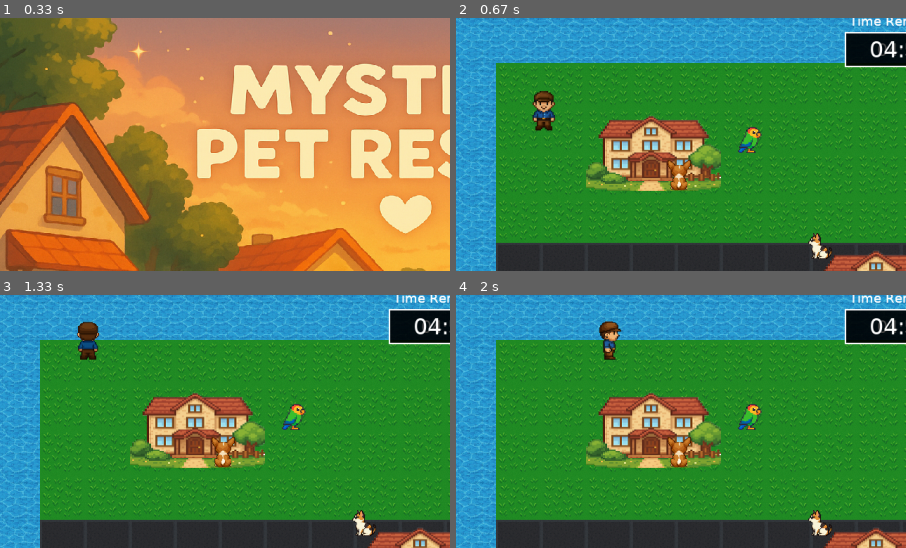
Above: before the commit, frames 1-4 (two rows, left to right).
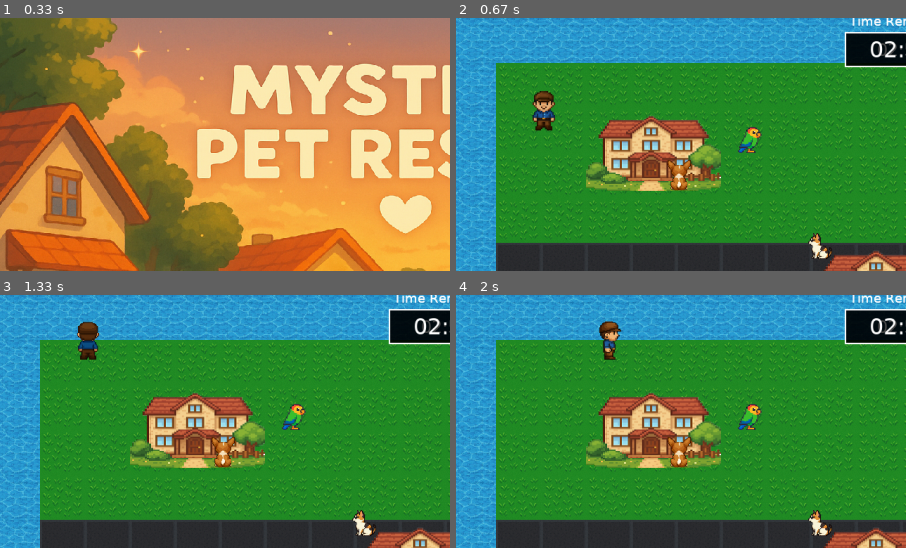
Above: after the commit, the same moments.

Repository: yuichi1000/mystery-pet-rescue
Game: pygame game, started from main.py
Same seed, same stepped clock (60 frames per second), same inputs: the game is played once before the commit and once after it.
Inputs (mouse positions are % of the whole screen's width and height, from its top left):
- Up to frame 1 (0.33 s): no input
- Up to frame 2 (0.67 s): click "Start Game" at 0.38 s
- Up to frame 3 (1.33 s): hold Up 0.67-1.13 s; move the mouse to (46, 54) at 0.7 s; click "Time Remaining" at 1.22 s
- Up to frame 4 (2 s): hold Right 1.5-1.97 s
The pictures show only the part of the screen within x 1-51%, y 0-50%; the shares and areas given below are measured in that part.

Frame 1 is identical in both runs. In frame 2, 0.1% of the frame differs, in the area x 95-99%, y 9-16%; in frame 3, 0.1%; in frame 4, 0.1%.

Commit message:
⏰ 制限時間を5分から3分に短縮
🎯 ゲームバランス調整:
- 制限時間を300秒（5分）→180秒（3分）に変更
- より緊張感のあるゲームプレイを実現

🔧 システム調整:
- GameScene: time_limit = 180.0秒に変更
- TimerSystem: デフォルト制限時間を180秒に変更
- ヒントタイミングを3分用に最適化

💡 ヒントシステム改善:
- 1分経過: 「ペットの鳴き声が聞こえます」
- 2分経過: 「足跡を発見しました」
- 残り30秒: 「ペットが近くにいます」+ 時間警告
- ヒントフラグ名を整理（hint_1min, hint_2min, hint_final）

🧪 テスト:
- examples/timer_test.py追加
- 3分制限タイマーの動作確認済み
- ヒントタイミングの検証完了

📝 変更ファイル:
- src/scenes/game.py: 制限時間180秒に変更
- src/systems/timer_system.py: 3分用ヒントシステム実装

📋 注意:
- README.mdの制限時間記載をClaude Codeで更新が必要
- 「5分以内」→「3分以内」への変更が必要

Diff:
--- /dev/null
+++ b/examples/timer_test.py
@@ -0,0 +1,81 @@
+#!/usr/bin/env python3
+"""
+3分制限タイマーシステムテスト
+"""
+
+import sys
+import os
+from pathlib import Path
+
+# プロジェクトルートをPythonパスに追加
+sys.path.insert(0, str(Path(__file__).parent.parent))
+
+import time
+from src.systems.timer_system import TimerSystem
+
+def test_timer_system():
+    """3分制限タイマーシステムのテスト"""
+    print("⏰ 3分制限タイマーシステムテスト開始")
+    print("=" * 50)
+
+    # ヒントコールバック
+    def on_hint(message, level):
+        print(f"💡 ヒント{level}: {message}")
+
+    # 警告コールバック
+    def on_warning():
+        print("⚠️ 時間警告: 残り30秒以下")
+
+    # タイムアップコールバック
+    def on_time_up():
+        print("⏰ タイムアップ！")
+
+    # タイマーシステム作成（3分 = 180秒）
+    timer = TimerSystem(180.0)
+    timer.set_hint_callback(on_hint)
+    timer.set_time_warning_callback(on_warning)
+    timer.set_time_up_callback(on_time_up)
+
+    print(f"制限時間: {timer.time_limit}秒（{timer.time_limit/60:.1f}分）")
+    print(f"残り時間: {timer.remaining_time}秒")
+
+    # タイマー開始
+    timer.start()
+    print("🚀 タイマー開始")
+
+    # 高速テスト（実際の時間の10倍速）
+    test_duration = 20  # 20秒でテスト完了
+    start_time = time.time()
+
+    while time.time() - start_time < test_duration:
+        # 10倍速でシミュレート
+        elapsed = (time.time() - start_time) * 10
+
+        # タイマー更新（手動で経過時間を設定）
+        timer.start_time = time.time() - elapsed
+        timer.update()
+
+        # 状態表示
+        remaining = timer.remaining_time
+        if remaining > 0:
+            print(f"⏱️ 残り時間: {remaining:.1f}秒 ({remaining/60:.2f}分)")
+        else:
+            print("⏰ 時間切れ")
+            break
+
+        time.sleep(0.5)  # 0.5秒待機
+
+    print("\n✅ タイマーテスト完了")
+
+def main():
+    """メイン関数"""
+    try:
+        test_timer_system()
+
+    except Exception as e:
+        print(f"❌ テストエラー: {e}")
+        import traceback
+        traceback.print_exc()
+
+if __name__ == "__main__":
+    main()
--- a/src/scenes/game.py
+++ b/src/scenes/game.py
@@ -50,7 +50,7 @@
         self.victory_message_shown = False
 
         # ゲーム制限
-        self.time_limit = 300.0  # 5分制限
+        self.time_limit = 180.0  # 3分制限
         self.remaining_time = self.time_limit
         self.player_lives = 3  # プレイヤーのライフ
 
@@ -100,8 +100,8 @@
         # 音響システム初期化
         self.audio_system = get_audio_system()
 
-        # タイマーシステム初期化（5分）
-        self.timer_system = TimerSystem(300.0)
+        # タイマーシステム初期化（3分）
+        self.timer_system = TimerSystem(180.0)
         self.timer_system.set_hint_callback(self._on_timer_hint)
         self.timer_system.set_time_warning_callback(self._on_time_warning)
         self.timer_system.set_time_up_callback(self._on_time_up)
--- a/src/systems/timer_system.py
+++ b/src/systems/timer_system.py
@@ -1,6 +1,6 @@
 """
 時間制限システム
-5分のタイマーとヒントシステムを管理
+3分のタイマーとヒントシステムを管理
 """
 
 import time
@@ -16,17 +16,17 @@
 class TimerSystem:
     """時間制限システム"""
 
-    def __init__(self, time_limit: float = 300.0):  # 5分 = 300秒
+    def __init__(self, time_limit: float = 180.0):  # 3分 = 180秒
         self.time_limit = time_limit
         self.remaining_time = time_limit
         self.start_time: Optional[float] = None
         self.pause_time: Optional[float] = None
         self.state = TimerState.PAUSED
 
-        # ヒントフラグ
-        self.hint_2min_shown = False
-        self.hint_3min_shown = False
-        self.hint_4min_shown = False
+        # ヒントフラグ（3分用に調整）
+        self.hint_1min_shown = False  # 1分経過
+        self.hint_2min_shown = False  # 2分経過
+        self.hint_final_shown = False # 最終警告（30秒以下）
 
         # コールバック関数
         self.on_hint_callback: Optional[Callable[[str, int], None]] = None
@@ -89,21 +89,21 @@
                 self.on_time_up_callback()
 
     def _check_hints(self, elapsed_time: float):
-        """ヒント表示チェック"""
-        if elapsed_time >= 120 and not self.hint_2min_shown:  # 2分
+        """ヒント表示チェック（3分用）"""
+        if elapsed_time >= 60 and not self.hint_1min_shown:  # 1分経過
+            self.hint_1min_shown = True
+            if self.on_hint_callback:
+                self.on_hint_callback("ペットの鳴き声が聞こえます", 1)
+
+        elif elapsed_time >= 120 and not self.hint_2min_shown:  # 2分経過
             self.hint_2min_shown = True
             if self.on_hint_callback:
-                self.on_hint_callback("ペットの鳴き声が聞こえます", 2)
+                self.on_hint_callback("足跡を発見しました", 2)
 
-        elif elapsed_time >= 180 and not self.hint_3min_shown:  # 3分
-            self.hint_3min_shown = True
+        elif self.remaining_time <= 30 and not self.hint_final_shown:  # 残り30秒
+            self.hint_final_shown = True
             if self.on_hint_callback:
-                self.on_hint_callback("足跡を発見しました", 3)
-
-        elif elapsed_time >= 240 and not self.hint_4min_shown:  # 4分
-            self.hint_4min_shown = True
-            if self.on_hint_callback:
-                self.on_hint_callback("ペットが近くにいます", 4)
+                self.on_hint_callback("ペットが近くにいます", 3)
 
     def get_time_string(self) -> str:
         """時間をMM:SS形式で取得"""
